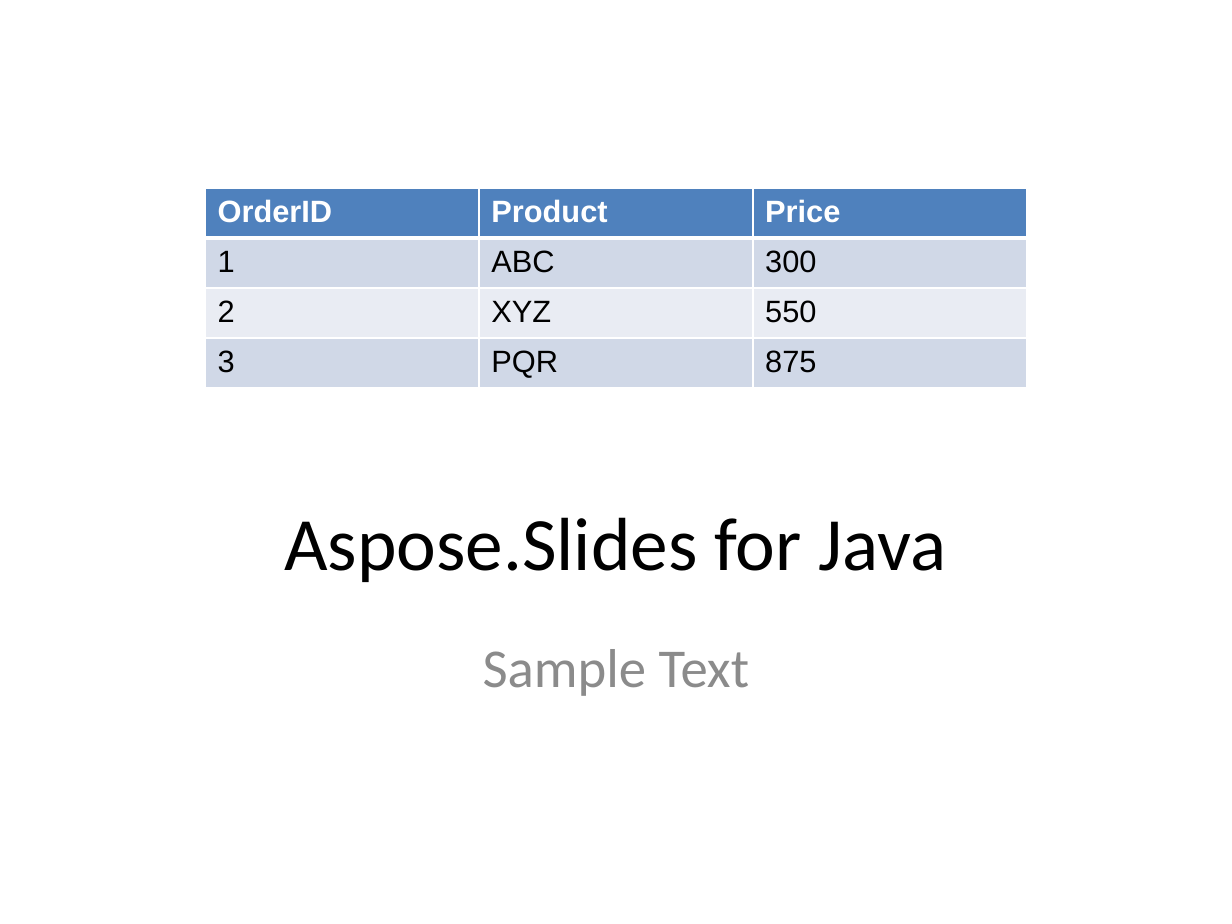
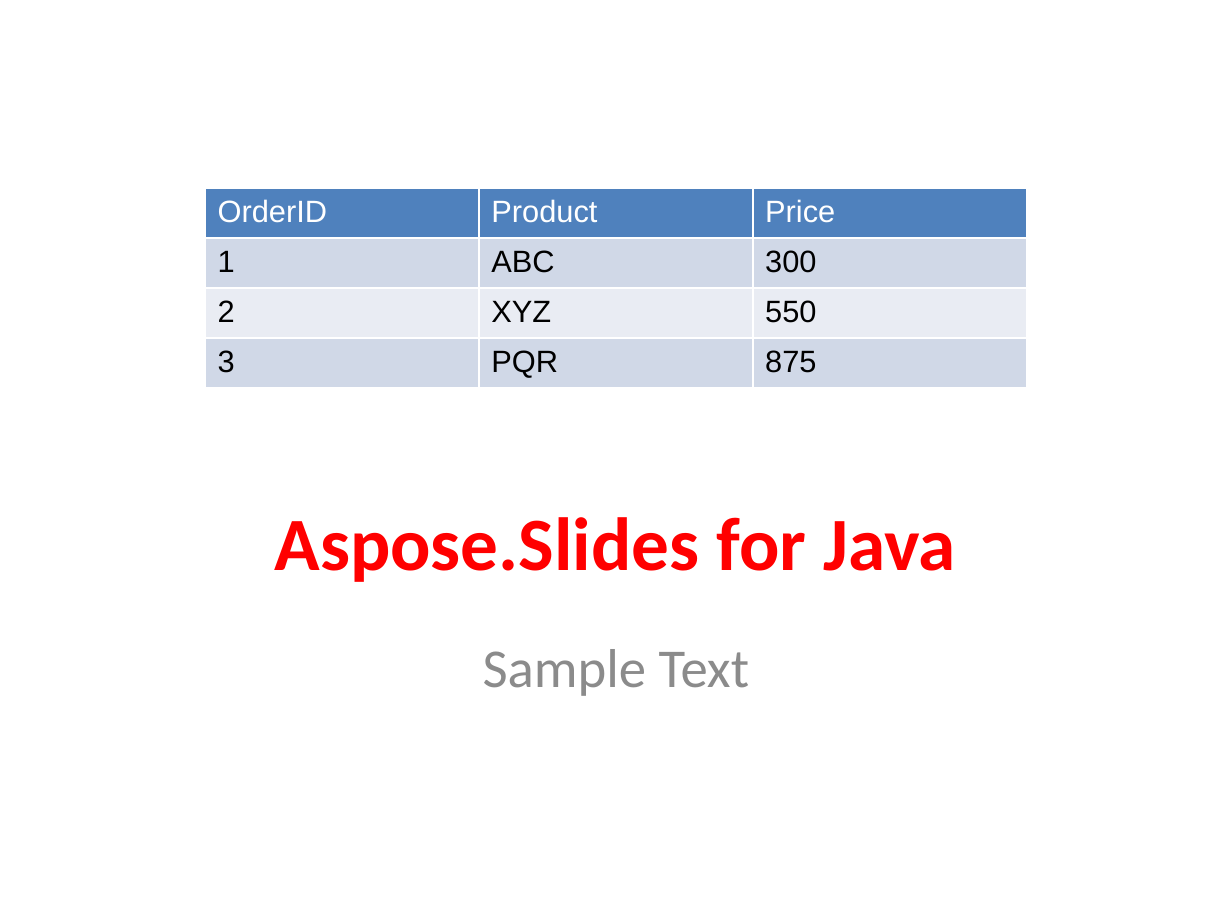
Before and after one commit to ortic/Aspose.Slides-for-Cloud, a slide deck: slide 1 of Data/sample-input.pptx. Drawn at 1232x924 pixels with LibreOffice and Linux fonts; fonts in the diff are those of the drawing. Boxes give left, top, right and bottom in pixels: in the first picture for what was removed or moved away, otherwise in the second. Text is boxed around its words. In the diff, an @@ line names an element or a change of style, - is before the commit and + after.

```diff
--- a/Data/sample-input.pptx
+++ b/Data/sample-input.pptx
@@ table at bbox=[206, 188, 1026, 388] @@
@@ bold off in "OrderID", "Product", "Price" @@
@@ title "Aspose.Slides for Java" at bbox=[275, 517, 956, 582]: text colour #000000 to #FF0000, bold on @@
```
Also in this commit, not shown: 1 other slide changed, 55 other files.
